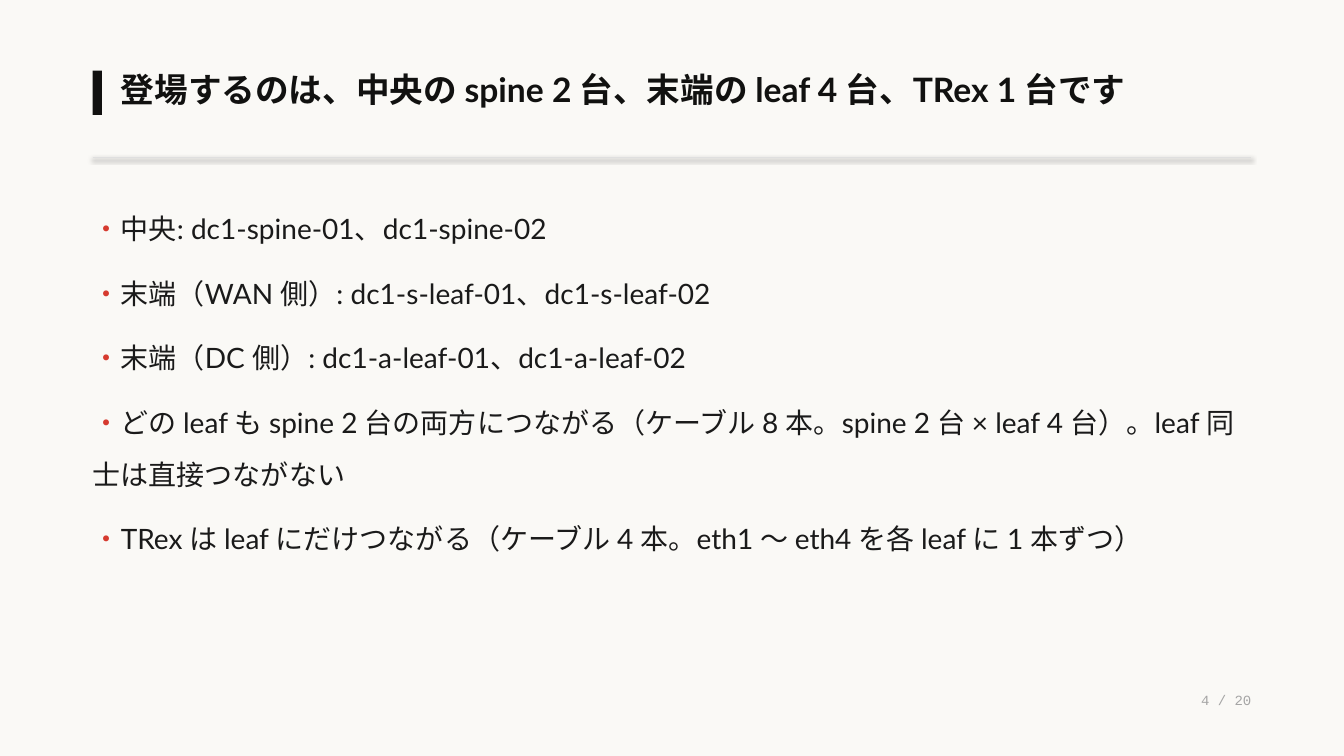
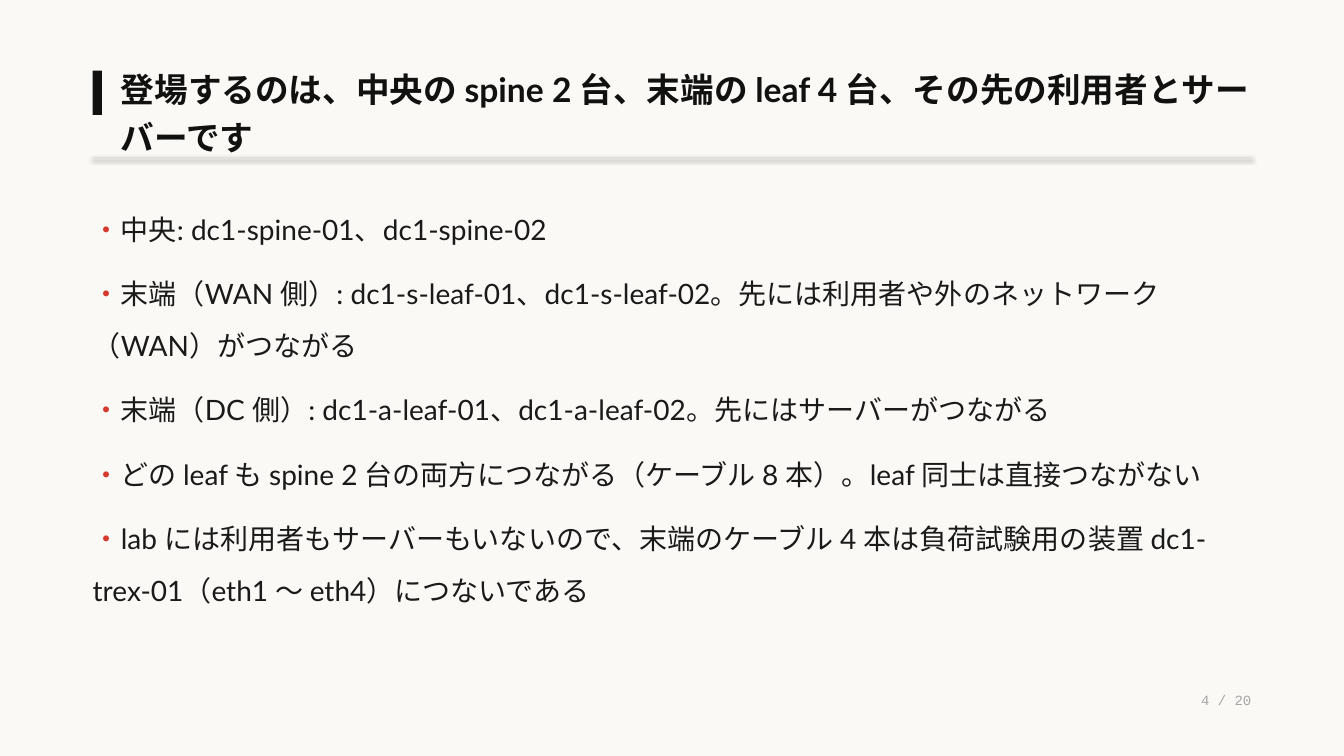
Before and after one commit to eddie-eights/nwc-poc, a slide deck: slide 4 of docs/lab-network-architecter.pptx. Drawn at 1344x756 pixels with LibreOffice and Linux fonts; fonts in the diff are those of the drawing. Boxes give left, top, right and bottom in pixels: in the first picture for what was removed or moved away, otherwise in the second. Text is boxed around its words. In the diff, an @@ line names an element or a change of style, - is before the commit and + after.

```diff
--- a/docs/lab-network-architecter.pptx
+++ b/docs/lab-network-architecter.pptx
@@ text at box(121, 73, 1249, 153): text changed @@
-登場するのは、中央の spine 2 台、末端の leaf 4 台、TRex 1 台です
+登場するのは、中央の spine 2 台、末端の leaf 4 台、その先の利用者とサーバーです
@@ text at box(93, 280, 1207, 604): text changed @@
-・末端（WAN 側）: dc1-s-leaf-01、dc1-s-leaf-02
-・末端（DC 側）: dc1-a-leaf-01、dc1-a-leaf-02
-・どの leaf も spine 2 台の両方につながる（ケーブル 8 本。spine 2 台 × leaf 4 台）。leaf 同士は直接つながない
-・TRex は leaf にだけつながる（ケーブル 4 本。eth1 〜 eth4 を各 leaf に 1 本ずつ）
+・末端（WAN 側）: dc1-s-leaf-01、dc1-s-leaf-02。先には利用者や外のネットワーク（WAN）がつながる
+・末端（DC 側）: dc1-a-leaf-01、dc1-a-leaf-02。先にはサーバーがつながる
+・どの leaf も spine 2 台の両方につながる（ケーブル 8 本）。leaf 同士は直接つながない
+・lab には利用者もサーバーもいないので、末端のケーブル 4 本は負荷試験用の装置 dc1-trex-01（eth1 〜 eth4）につないである
```
Also in this commit, not shown: 2 other slides changed, 1 other file.
